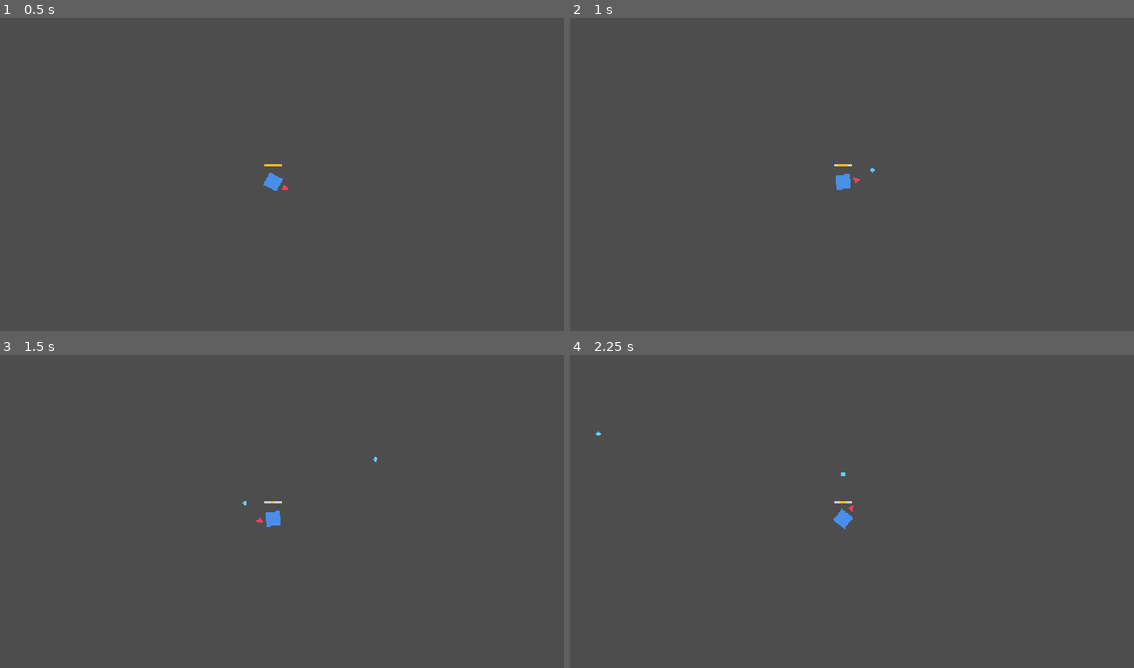
Above: before the commit, frames 1-4 (two rows, left to right).
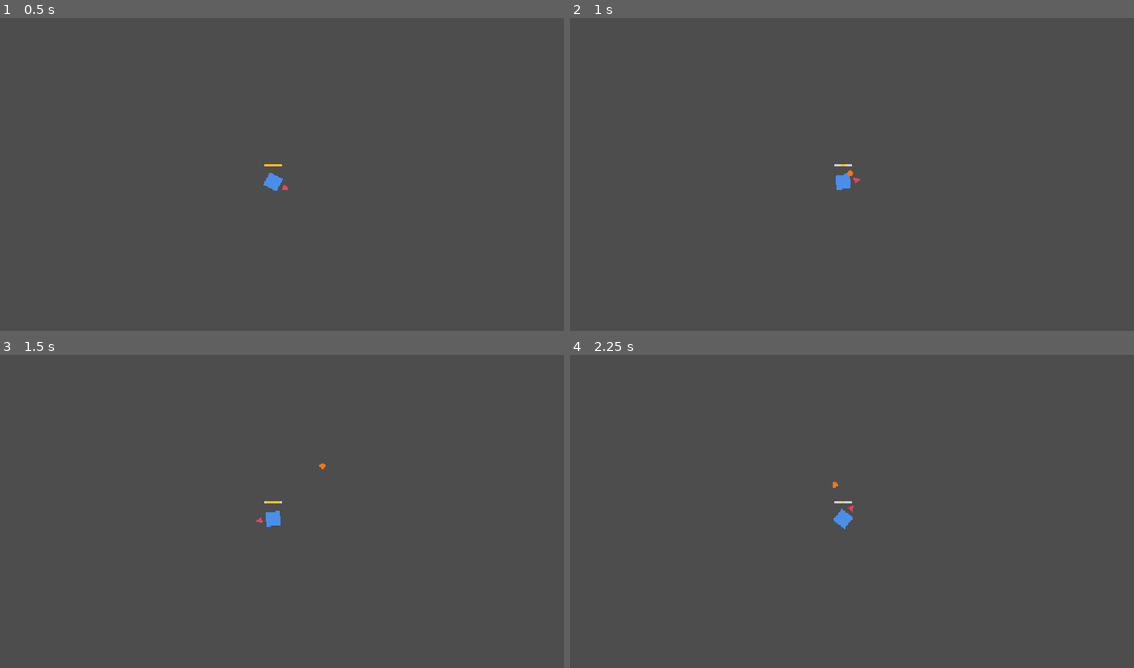
Above: after the commit, the same moments.

Repository: BestestGameStudio/gangU
Game: Godot game, scene res://scenes/main.tscn
Same seed, same stepped clock (60 frames per second), same inputs: the game is played once before the commit and once after it.
Inputs (mouse positions are in pixels of both pictures, inside the frame that each line leads up to):
- Up to frame 1 (0.5 s): no input
- Up to frame 2 (1 s): tap Enter at 0.5 s; move the mouse to (970, 165) at 0.52 s; hold D (move_right) from 0.53 s (still down); tap Space (cast) at 0.6 s
- Up to frame 3 (1.5 s): move the mouse to (152, 536) at 1.27 s; release D (move_right) at 1.28 s; hold S (move_down) from 1.28 s (still down); tap Space (cast) at 1.35 s
- Up to frame 4 (2.25 s): tap Space (cast) at 2, 2.1 s; move the mouse to (902, 445) at 2.02 s; release S (move_down) at 2.03 s; hold D (move_right) from 2.03 s (still down)

Frame 1 is identical in both runs. In frame 2, less than 0.1% of the frame differs, in the area x 47-55%, y 46-51%; in frame 3, less than 0.1%, in the area x 42-67%, y 32-49%; in frame 4, less than 0.1%.

Commit message:
Update player.tscn

Diff:
--- a/scenes/player.tscn
+++ b/scenes/player.tscn
@@ -3,7 +3,8 @@
 [ext_resource type="Script" path="res://scripts/player.gd" id="1_player"]
 [ext_resource type="Script" path="res://scripts/spell_caster.gd" id="2_caster"]
 [ext_resource type="PackedScene" uid="uid://bgangu3proj" path="res://scenes/projectile.tscn" id="3_proj"]
-[ext_resource type="Resource" uid="uid://bgangu3bolt" path="res://resources/spells/placeholder_bolt.tres" id="4_bolt"]
+[ext_resource type="Resource" uid="uid://bgangu4fire" path="res://resources/spells/fire_ball.tres" id="4_fire"]
+[ext_resource type="Resource" uid="uid://bgangu4mana" path="res://resources/spells/mana_shot.tres" id="5_mana"]
 
 [sub_resource type="CircleShape2D" id="CircleShape2D_player"]
 radius = 16.0
@@ -26,7 +27,7 @@
 [node name="SpellCaster" type="Node2D" parent="."]
 script = ExtResource("2_caster")
 projectile_scene = ExtResource("3_proj")
-starting_spells = Array[Resource]([ExtResource("4_bolt")])
+starting_spells = Array[Resource]([ExtResource("4_fire"), ExtResource("5_mana")])
 
 [node name="CooldownBarBG" type="Polygon2D" parent="SpellCaster"]
 color = Color(0.9, 0.9, 0.9, 0.85)
